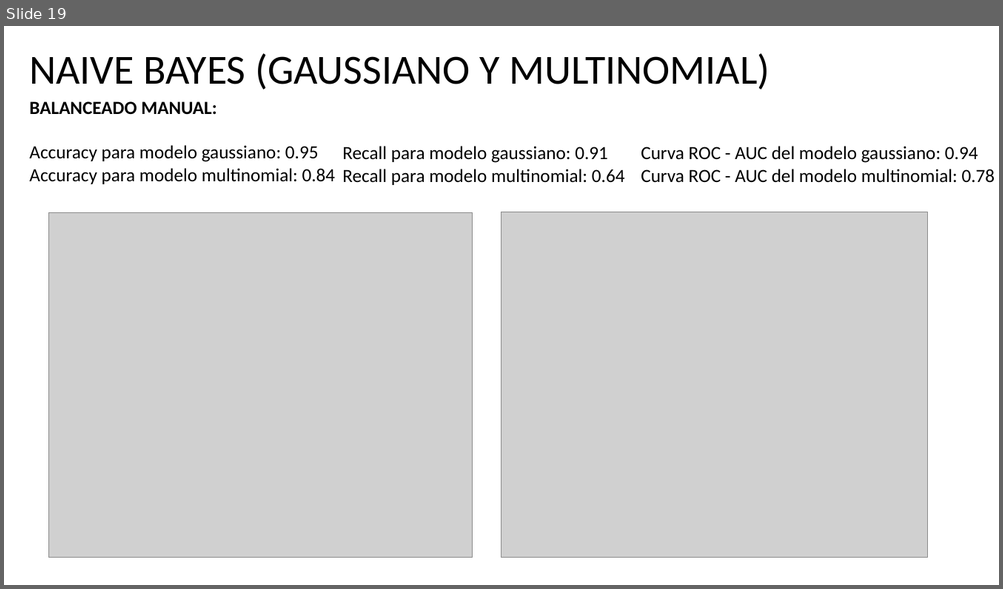
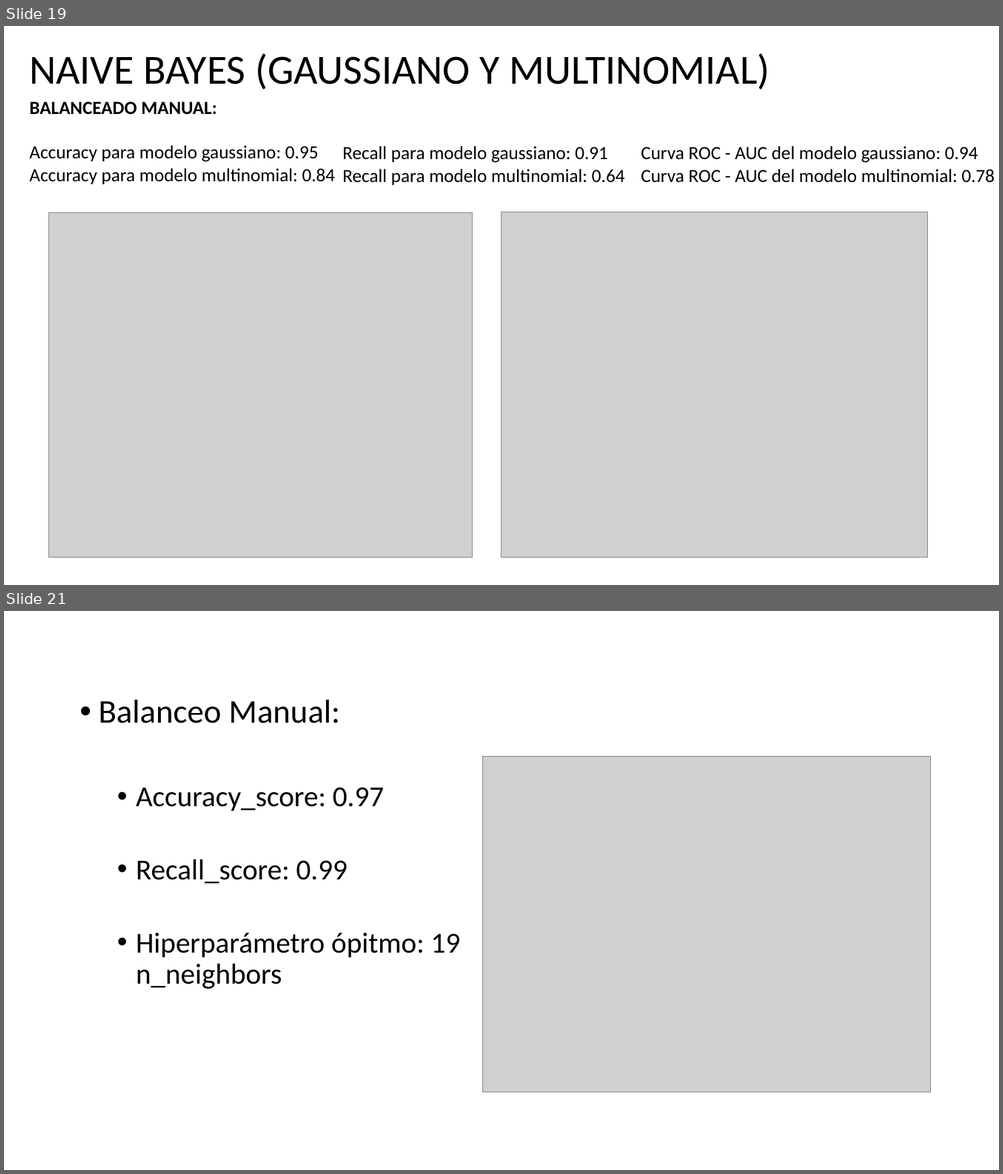
Before and after one commit to asasa293/limpieza_datos, a slide deck: TP3/TP3_Moises_Santiago.pptx. Shown one above the other, each under a label of ours: slide 19 before the commit, slides 19 and 21 after it; the slides between them are not shown. The pictures are 1003x589 and 1003x1174 pixels, drawn with LibreOffice and Linux fonts; fonts in the diff are those of the drawing; grey boxes stand for pictures. Boxes give left, top, right and bottom in pixels: in the first picture for what was removed or moved away, otherwise in the second. Text is boxed around its words. In the diff, an @@ line names an element or a change of style, - is before the commit and + after.

```diff
--- a/TP3/TP3_Moises_Santiago.pptx
+++ b/TP3/TP3_Moises_Santiago.pptx
@@ slide 21 added at box(4, 611, 999, 1170), background #FFFFFF @@
@@ text added at box(99, 700, 461, 989), 28 pt, text #000000 @@
+• Balanceo Manual:
+  • Accuracy_score: 0.97
+  • Recall_score: 0.99
+  • Hiperparámetro ópitmo: 19 n_neighbors
@@ picture added at box(483, 757, 930, 1092) @@
```
Also in this commit, not shown: 6 slides changed, 2 other slides added, 5 other files.
